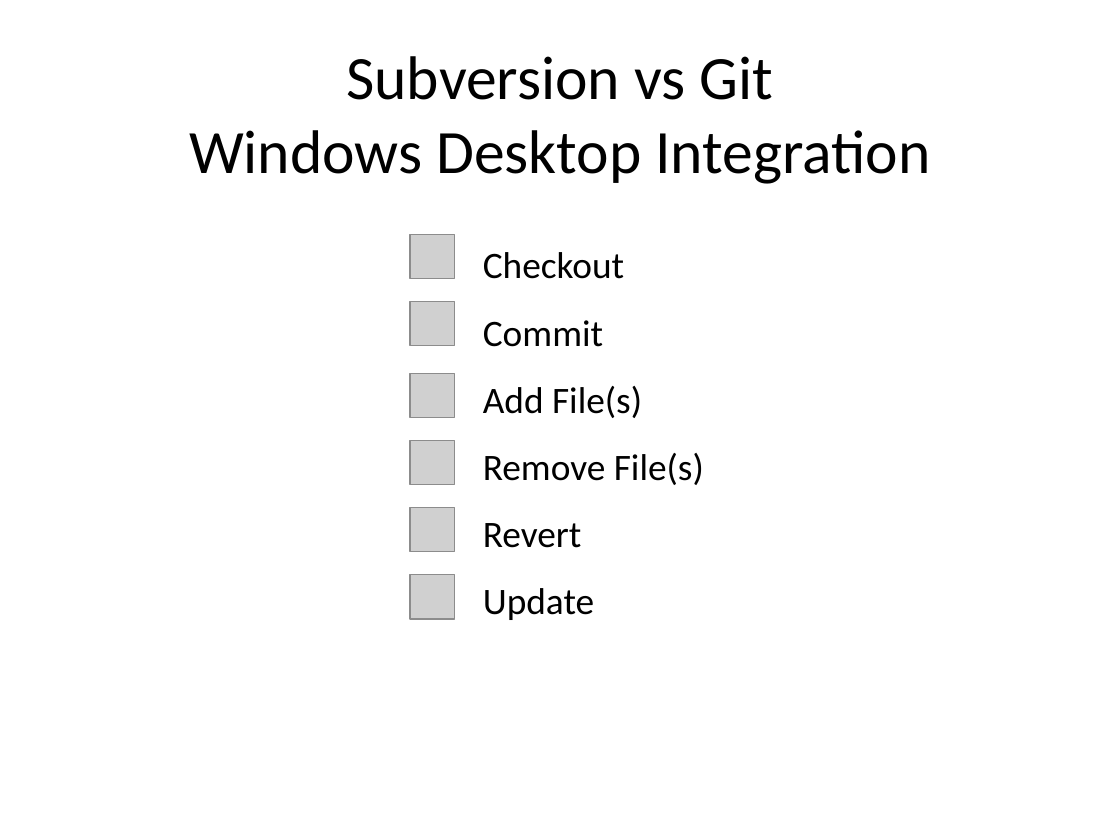
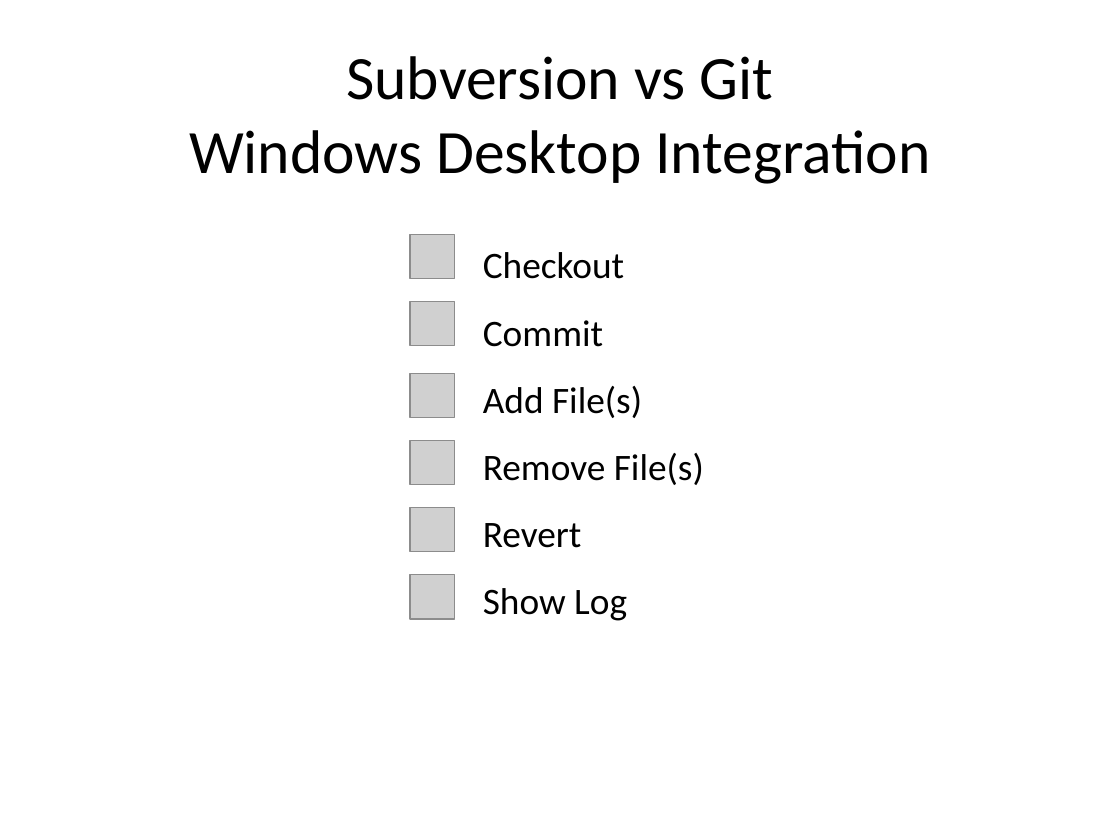
Before and after one commit to AndrewLWood/Testing, a slide deck: slide 2 of Git Presentation.pptx. Drawn at 1120x840 pixels with LibreOffice and Linux fonts; fonts in the diff are those of the drawing; grey boxes stand for pictures; background and template pictures are left out. Boxes give left, top, right and bottom in pixels: in the first picture for what was removed or moved away, otherwise in the second. Text is boxed around its words. In the diff, an @@ line names an element or a change of style, - is before the commit and + after.

```diff
--- a/Git Presentation.pptx
+++ b/Git Presentation.pptx
@@ text at [483, 588, 627, 621]: text changed @@
-Update
+Show Log
```
Also in this commit, not shown: 1 other slide changed, 2 slides added.
